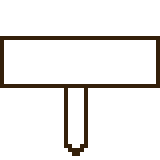
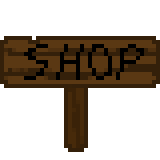
Two versions of the same layered image (160x160). Layer-by-layer changes:
added layer "texthand" above "text" over [24, 44, 144, 80]
painted on "ShopSign" over [0, 36, 160, 156]
